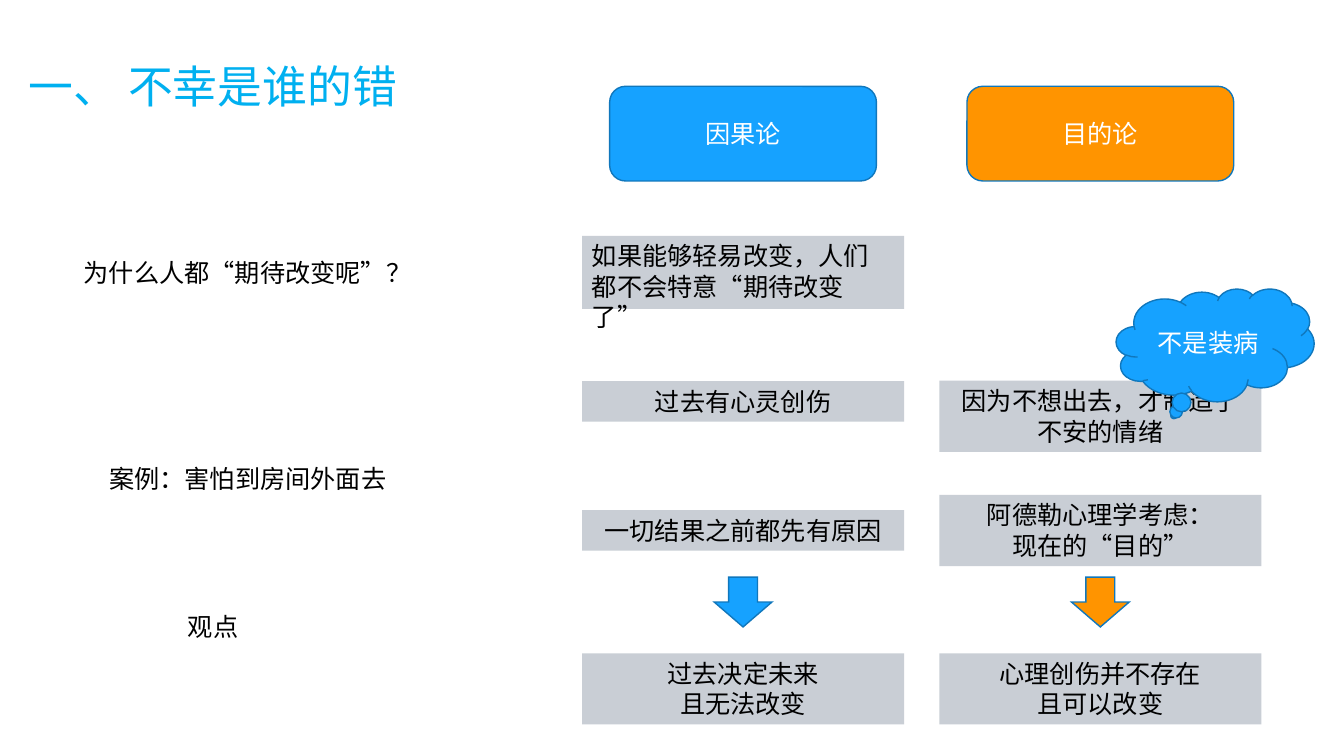
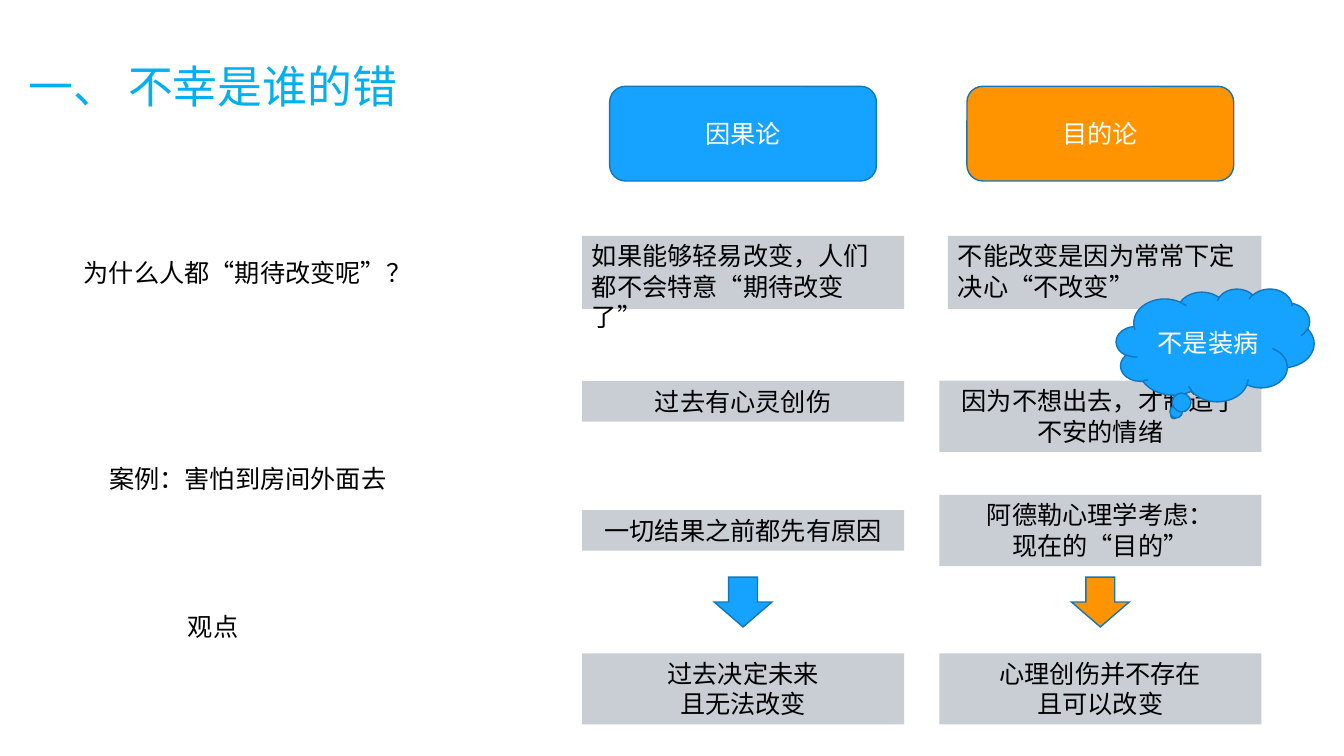
Before and after one commit to fancyChuan/reading-mindmap, a slide deck: slide 2 of PPT/被讨厌的勇气.pptx. Drawn at 1344x756 pixels with LibreOffice and Linux fonts; fonts in the diff are those of the drawing. Boxes give left, top, right and bottom in pixels: in the first picture for what was removed or moved away, otherwise in the second. Text is boxed around its words. In the diff, an @@ line names an element or a change of style, - is before the commit and + after.

```diff
--- a/PPT/被讨厌的勇气.pptx
+++ b/PPT/被讨厌的勇气.pptx
@@ rectangle added at box(948, 236, 1261, 310), fill #C9CED5, 18 pt, text #000000 @@
+不能改变是因为常常下定决心“不改变”
```
Also in this commit, not shown: 2 other slides changed, 1 slide added, 1 other file.
